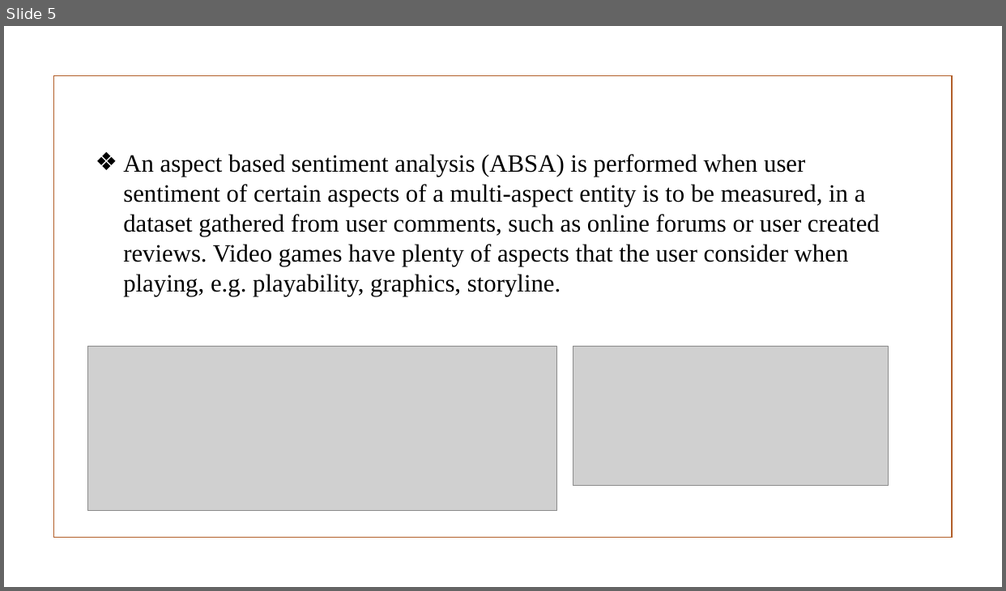
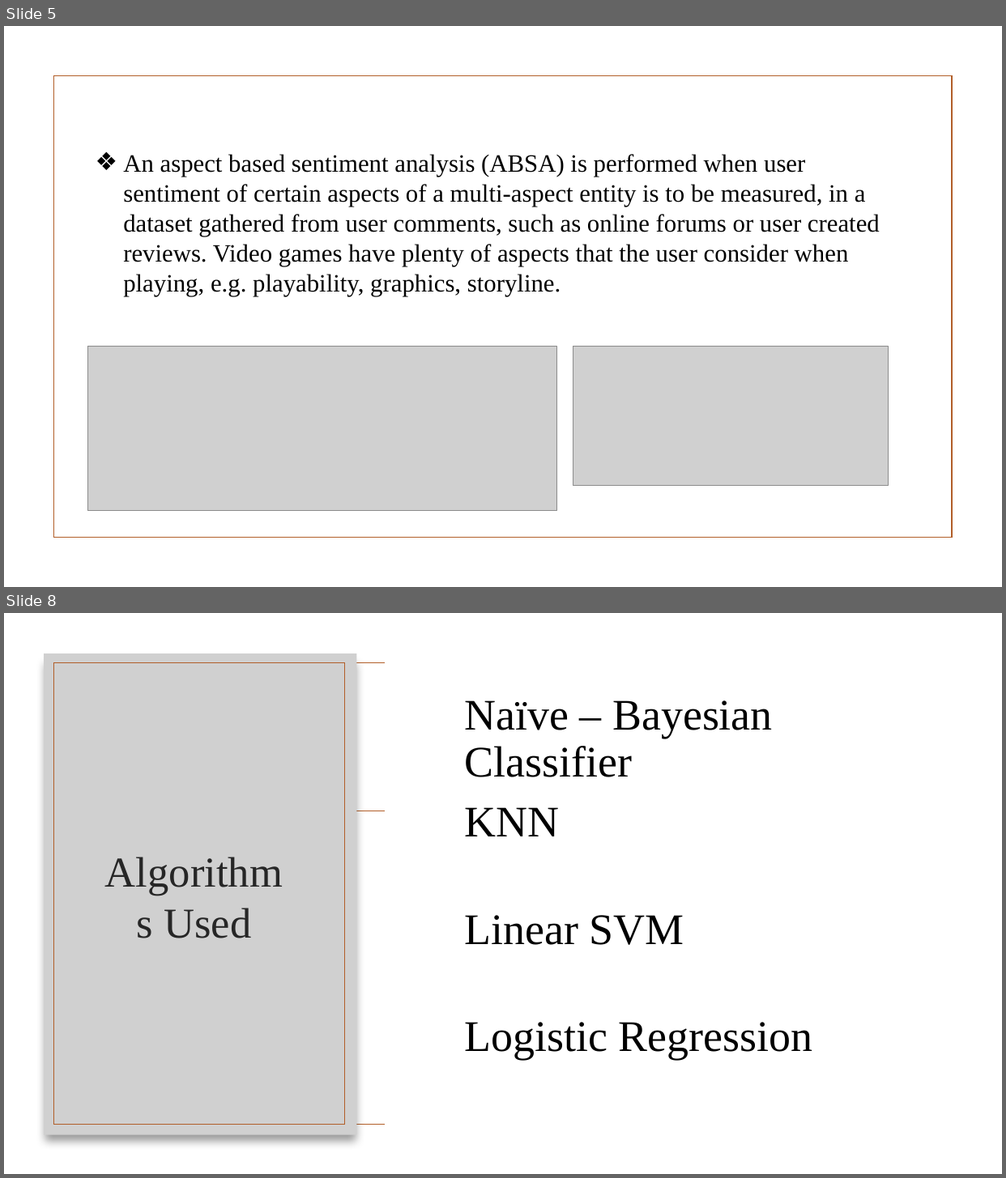
Before and after one commit to Hiten1928/AspectBasedSentimentalAnalysis, a slide deck: Documents/Quality_Project.pptx. Shown one above the other, each under a label of ours: slide 5 before the commit, slides 5 and 8 after it; the slides between them are not shown. The pictures are 1006x591 and 1006x1178 pixels, drawn with LibreOffice and Linux fonts; fonts in the diff are those of the drawing; grey boxes stand for pictures; background and template pictures are left out. Boxes give left, top, right and bottom in pixels: in the first picture for what was removed or moved away, otherwise in the second. Text is boxed around its words. In the diff, an @@ line names an element or a change of style, - is before the commit and + after.

```diff
--- a/Documents/Quality_Project.pptx
+++ b/Documents/Quality_Project.pptx
@@ slide 8 added at (4, 613, 1002, 1174), background picture (left out); not listed: 1 template element that a slide beside it also shows @@
@@ rectangle added at (385, 613, 1002, 1174), fill #FFFFFF @@
@@ picture added at (44, 653, 356, 1135) @@
@@ rectangle added at (53, 663, 344, 1125), outline #B15E28 1.25 pt @@
@@ line added from (118, 811) to (889, 811), #B15E28 1.25 pt @@
@@ title added at (164, 908, 251, 939), 41 pt, text #262626 @@
+Algorithms Used
@@ group added at (465, 700, 812, 1060): 4 texts @@
+Naïve – Bayesian Classifier
+KNN
+Linear SVM
+Logistic Regression
```
Also in this commit, not shown: 2 slides changed, 8 other slides added, 2 slides removed.
